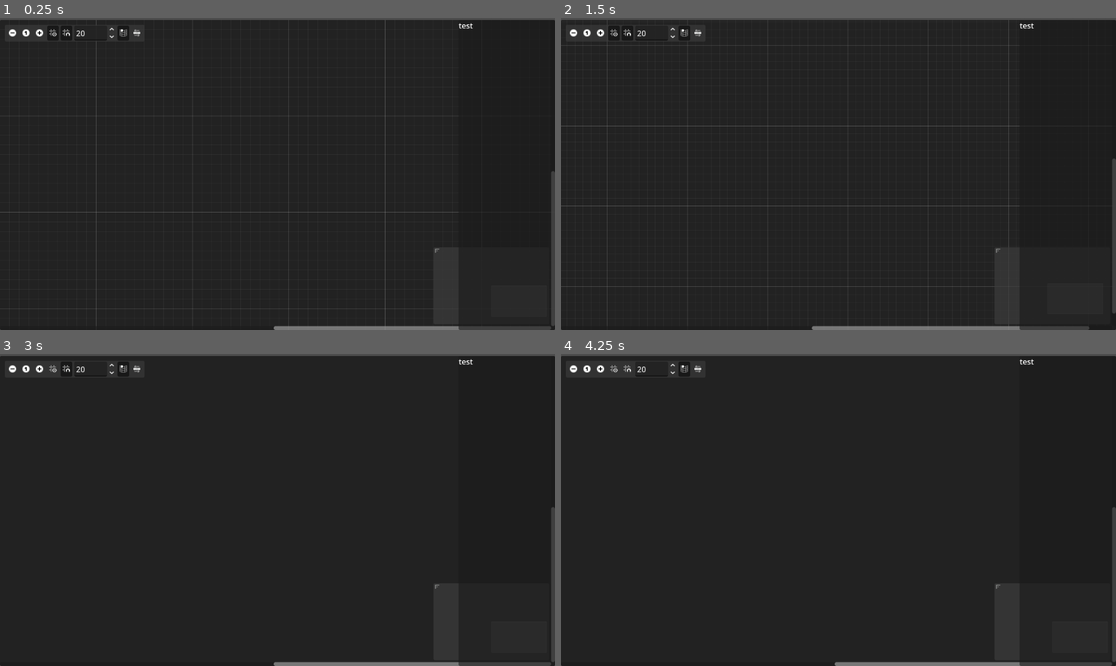
Above: before the commit, frames 1-4 (two rows, left to right).
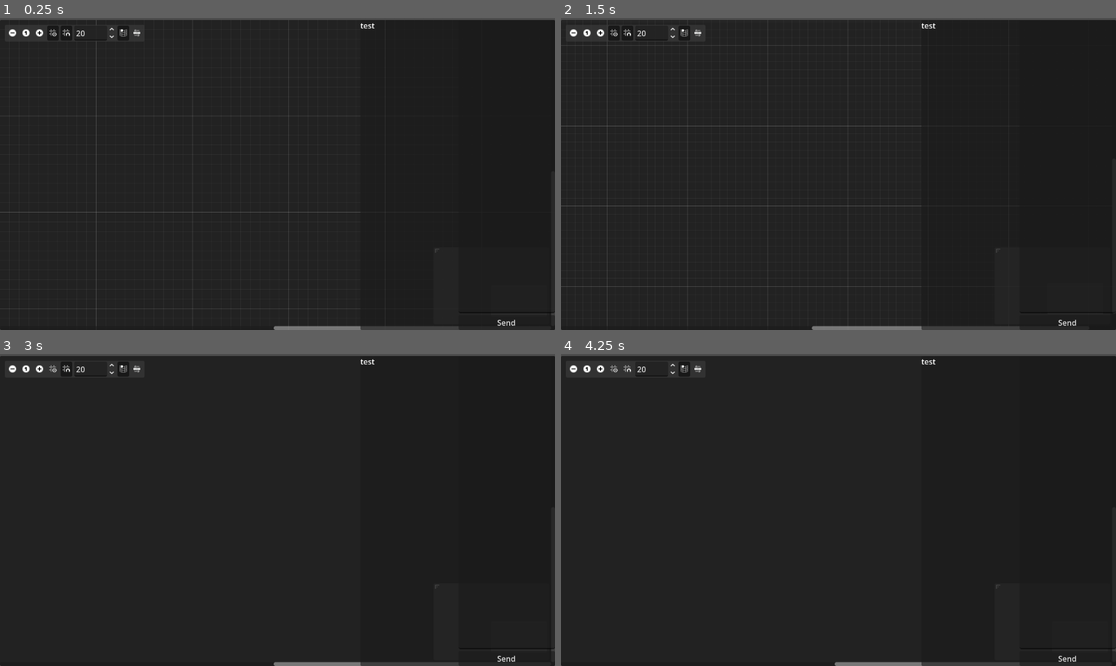
Above: after the commit, the same moments.

Repository: Digital-Decade/ARCHA
Game: Godot game, scene res://Host.tscn
Two runs of this game, one before a commit and one after it. Both use one fixed random seed, a clock stepped at 60 frames per second and the inputs below.
Inputs (mouse positions are in pixels of both pictures, inside the frame that each line leads up to):
- Up to frame 1 (0.25 s): no input
- Up to frame 2 (1.5 s): click (1066, 323) at 0.5 s, where only the run after the commit has a clickable "Send"; click (572, 33) at 1.25 s
- Up to frame 3 (3 s): click (38, 369) at 2 s; click (55, 369) at 2.75 s
- Up to frame 4 (4.25 s): click (627, 369) at 3.5 s

The runs differ from the first frame. In frame 1, 0.5% of the frame differs, in the area x 64-100%, y 0-100%; in frame 2, 0.5%; in frame 3, 0.3%; in frame 4, 0.3%.

Commit message:
Minor changes

Diff:
--- a/Core systems 2.0/Rack.gd
+++ b/Core systems 2.0/Rack.gd
@@ -7,7 +7,7 @@
 	for nodule in nodules:
 		var panel := VBoxContainer.new()
 		panel.custom_minimum_size = Vector2i(200, 0)
-		var rows: Array = get_nodule_panel(nodule)
+		var rows: Array = grab_nodule_panel(nodule)
 		for row in rows:
 			panel.add_child(row)
 		rack.add_child(panel)
@@ -15,5 +15,5 @@
 		child.queue_free()
 	rack_container.add_child(rack)
 
-func get_nodule_panel(nodule: Script) -> Array:
+func grab_nodule_panel(nodule: Script) -> Array:
 	return nodule.ui()
--- a/Host.tscn
+++ b/Host.tscn
@@ -1,7 +1,8 @@
 [gd_scene format=3 uid="uid://ru0sakxsvrm1"]
 
 [ext_resource type="Script" uid="uid://bm43u5vdatlqf" path="res://Main.gd" id="1_5x0fp"]
-[ext_resource type="Script" uid="uid://cyibm6pa80ulw" path="res://Nodes/Text printer.gd" id="2_uwlye"]
+[ext_resource type="Script" uid="uid://cyibm6pa80ulw" path="res://Nodes/Text viewer.gd" id="2_uwlye"]
+[ext_resource type="Script" uid="uid://mcaic67jrfjg" path="res://Nodes/Text input.gd" id="3_w2iar"]
 
 [node name="Root" type="Control" unique_id=848467508 node_paths=PackedStringArray("rack_container")]
 layout_mode = 3
@@ -12,7 +13,7 @@
 grow_vertical = 2
 script = ExtResource("1_5x0fp")
 rack_container = NodePath("VBoxContainer/PanelContainer2/PanelContainer")
-panels = Array[Script]([ExtResource("2_uwlye")])
+panels = Array[Script]([ExtResource("2_uwlye"), ExtResource("3_w2iar")])
 
 [node name="VBoxContainer" type="VBoxContainer" parent="." unique_id=1656339549]
 layout_mode = 1
--- a/Nodes/Item list.gd
+++ b/Nodes/Item list.gd
@@ -1,9 +1,6 @@
-extends Node
-class_name Items
+extends Nodule
 
-var item_list: ItemList
+static func ui() -> Array:
+	var rows: Array = []
 
-func _ready() -> void:
-	var root_node = get_window()
-	item_list = root_node.get_node("Root/VBoxContainer/PanelContainer2/PanelContainer/HBoxContainer/VBoxContainer3/ItemList")
-	item_list.add_item("hi")
+	return rows
--- a/Nodes/Text display.gd
+++ /dev/null
@@ -1,8 +0,0 @@
-extends Node
-class_name TextDisplay
-
-var text_display: RichTextLabel
-
-func _ready() -> void:
-	var root_node = get_window()
-	text_display = root_node.get_node("Root/VBoxContainer/PanelContainer2/PanelContainer/HBoxContainer/VBoxContainer2/RichTextLabel")
--- a/Nodes/Text input.gd
+++ b/Nodes/Text input.gd
@@ -1,8 +1,15 @@
 extends Nodule
 
-var UI_array: Array = [
-	["Text input"],
-	["Button"]
-]
+static func ui() -> Array:
+	var rows: Array = []
 
-var INPUTS = []
+	var text_field := TextEdit.new()
+	text_field.size_flags_vertical = Control.SIZE_EXPAND_FILL
+	var button := Button.new()
+	button.text = "Send"
+	rows.append_array([text_field, button])
+
+	return rows
+
+static func run(text: String) -> String:
+	return text
--- a/Nodes/Upper.gd
+++ b/Nodes/Upper.gd
@@ -1,5 +1,4 @@
-extends RefCounted
-class_name Upper
+extends Nodule
 
 static func run(text: String) -> String:
 	return text.to_upper()
Not shown, removed: Nodes/Text display.gd.uid
Renamed: Nodes/Text printer.gd -> Nodes/Text viewer.gd
Renamed: Nodes/Text printer.gd.uid -> Nodes/Text viewer.gd.uid
